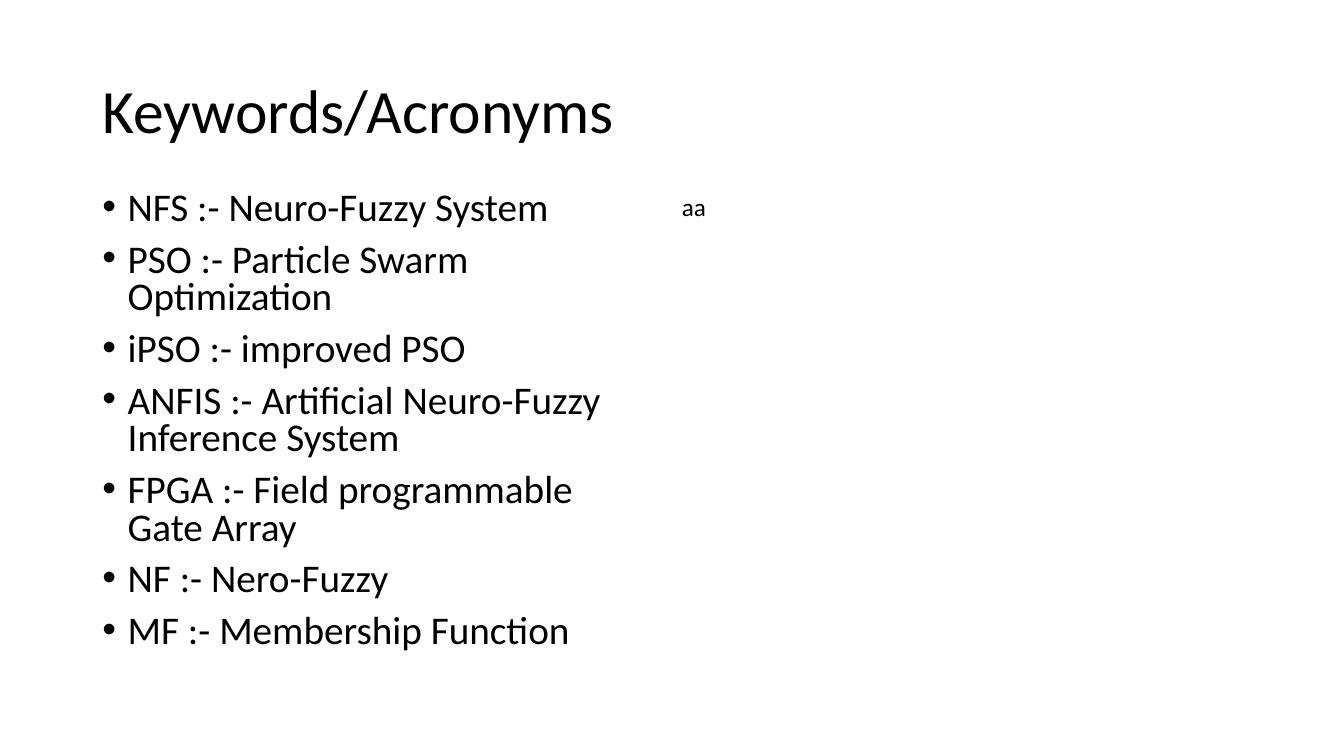
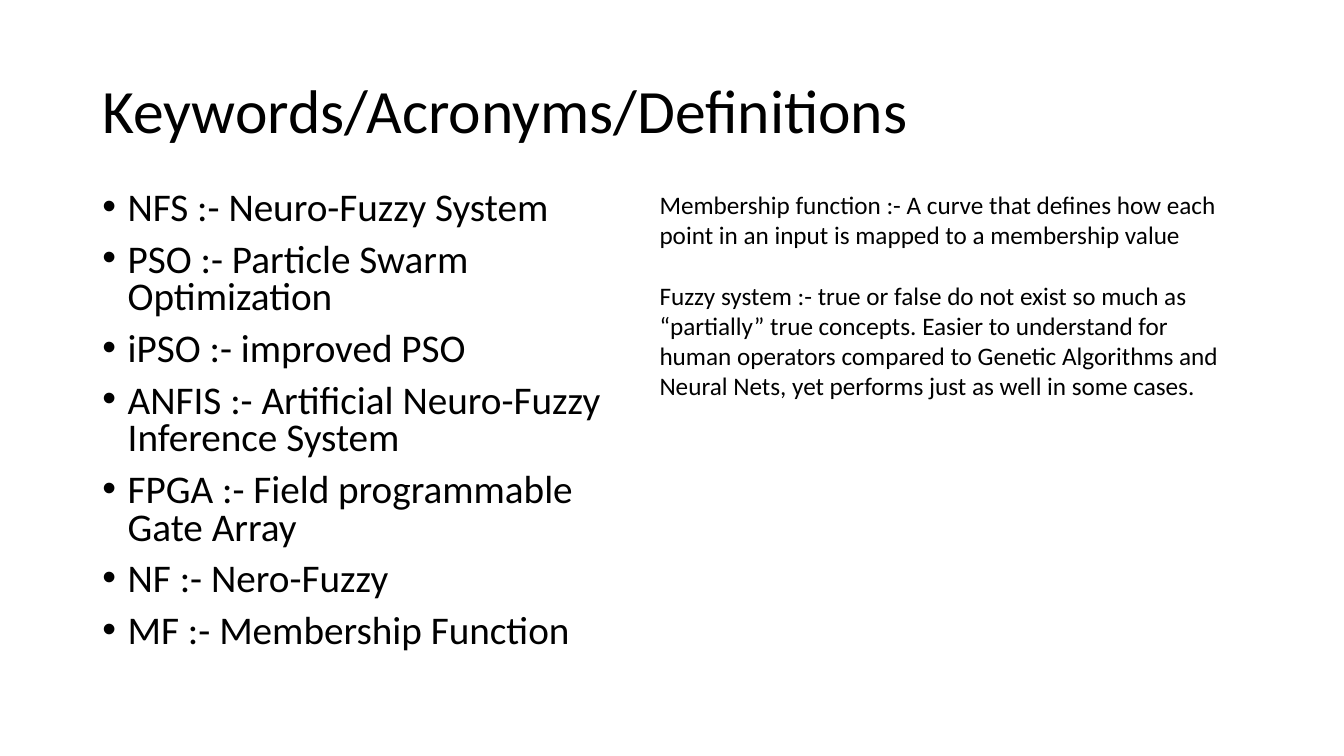
Before and after one commit to HarrisonJM/ParallelComputing, a slide deck: slide 2 of coursework/FPGA implementation of neruo-fuzzy system with improved PSO learning.pptx. Drawn at 1344x756 pixels with LibreOffice and Linux fonts; fonts in the diff are those of the drawing. Boxes give left, top, right and bottom in pixels: in the first picture for what was removed or moved away, otherwise in the second. Text is boxed around its words. In the diff, an @@ line names an element or a change of style, - is before the commit and + after.

```diff
--- a/coursework/FPGA implementation of neruo-fuzzy system with improved PSO learning.pptx
+++ b/coursework/FPGA implementation of neruo-fuzzy system with improved PSO learning.pptx
@@ title at [102,90,907,143]: text changed @@
-Keywords/Acronyms
+Keywords/Acronyms/Definitions
@@ text added at [660,196,1218,400], 18 pt, text #000000 @@
+Membership function :- A curve that defines how each point in an input is mapped to a membership value
+Fuzzy system :- true or false do not exist so much as “partially” true concepts. Easier to understand for human operators compared to Genetic Algorithms and Neural Nets, yet performs just as well in some cases.
@@ text removed at [682,203,706,216] @@
-aa
```
Also in this commit, not shown: 1 other slide changed, 6 slides added, 1 slide removed.
